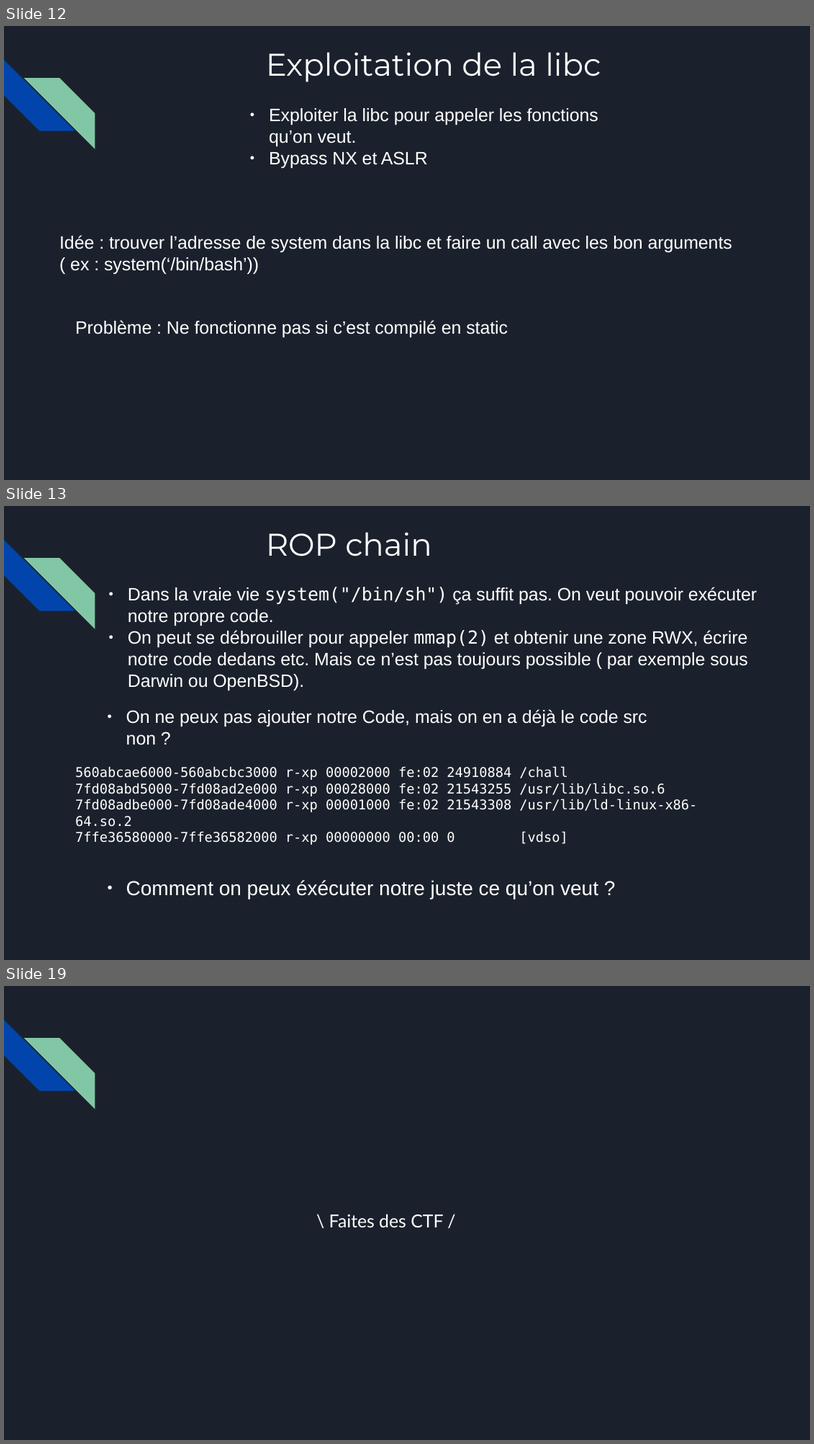
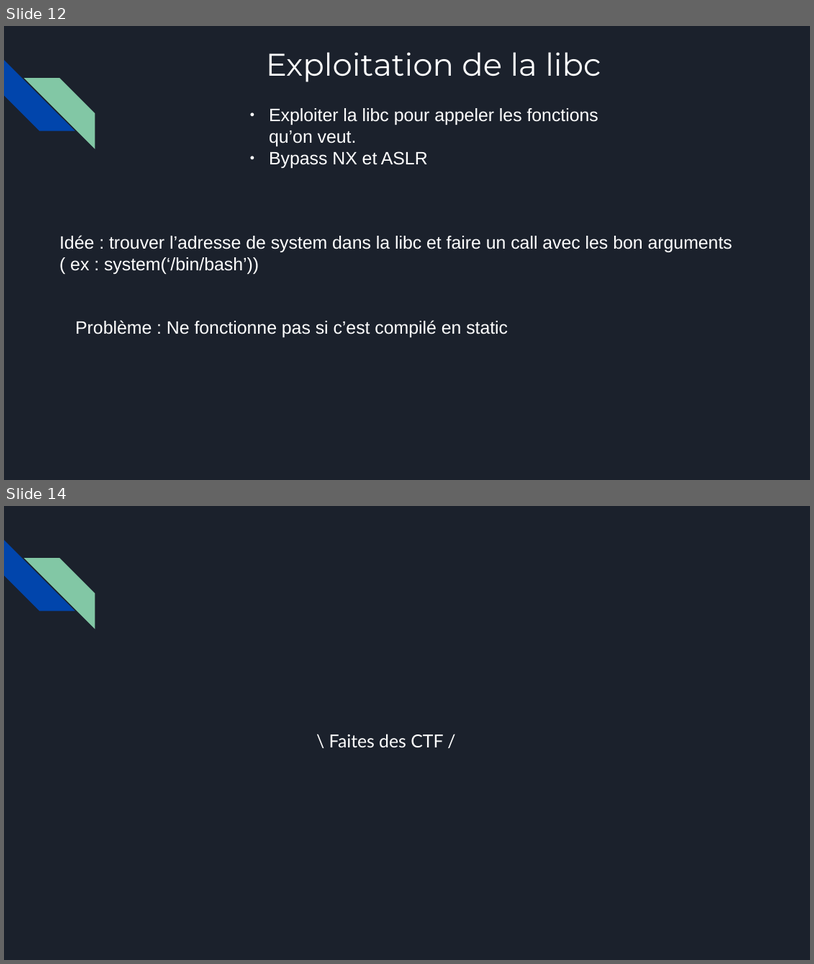
Before and after one commit to azazhe1/Workshop_pwn, a slide deck: Binary_Exploit.pptx. Shown one above the other, each under a label of ours: slides 12, 13 and 19 before the commit, slides 12 and 14 after it; the slides between them are not shown. The pictures are 814x1444 and 814x964 pixels, drawn with LibreOffice and Linux fonts; fonts in the diff are those of the drawing. Boxes give left, top, right and bottom in pixels: in the first picture for what was removed or moved away, otherwise in the second. Text is boxed around its words. In the diff, an @@ line names an element or a change of style, - is before the commit and + after.

```diff
--- a/Binary_Exploit.pptx
+++ b/Binary_Exploit.pptx
@@ slide 13 removed at [4, 506, 810, 960], background #1B212C; not listed: 2 template elements that a slide beside it also shows @@
@@ text removed at [266, 532, 432, 556] @@
-ROP chain
@@ text removed at [128, 587, 757, 690] @@
-● Dans la vraie vie system("/bin/sh") ça suffit pas. On veut pouvoir exécuter notre propre code.
-● On peut se débrouiller pour appeler mmap(2) et obtenir une zone RWX, écrire notre code dedans etc. Mais ce n’est pas toujours possible ( par exemple sous Darwin ou OpenBSD).
@@ text removed at [126, 709, 648, 745] @@
-● On ne peux pas ajouter notre Code, mais on en a déjà le code src non ?
@@ text removed at [75, 767, 697, 844] @@
-560abcae6000-560abcbc3000 r-xp 00002000 fe:02 24910884 /chall
-7fd08abd5000-7fd08ad2e000 r-xp 00028000 fe:02 21543255 /usr/lib/libc.so.6
-7fd08adbe000-7fd08ade4000 r-xp 00001000 fe:02 21543308 /usr/lib/ld-linux-x86-64.so.2
-7ffe36580000-7ffe36582000 r-xp 00000000 00:00 0 [vdso]
@@ text removed at [126, 880, 599, 898] @@
-● Comment on peux éxécuter notre juste ce qu’on veut ?
@@ what was slide 19 is now slide 14 @@
```
Also in this commit, not shown: 1 slide added, 5 other slides removed.
